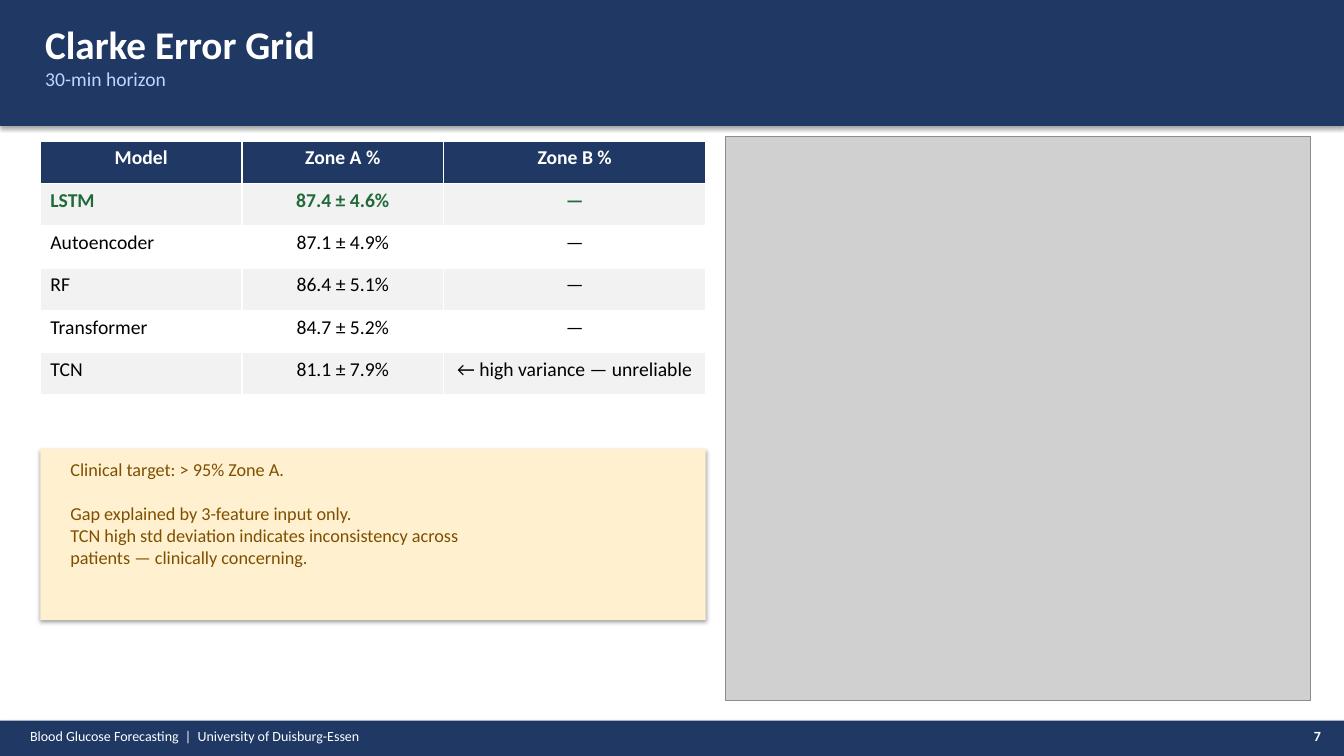
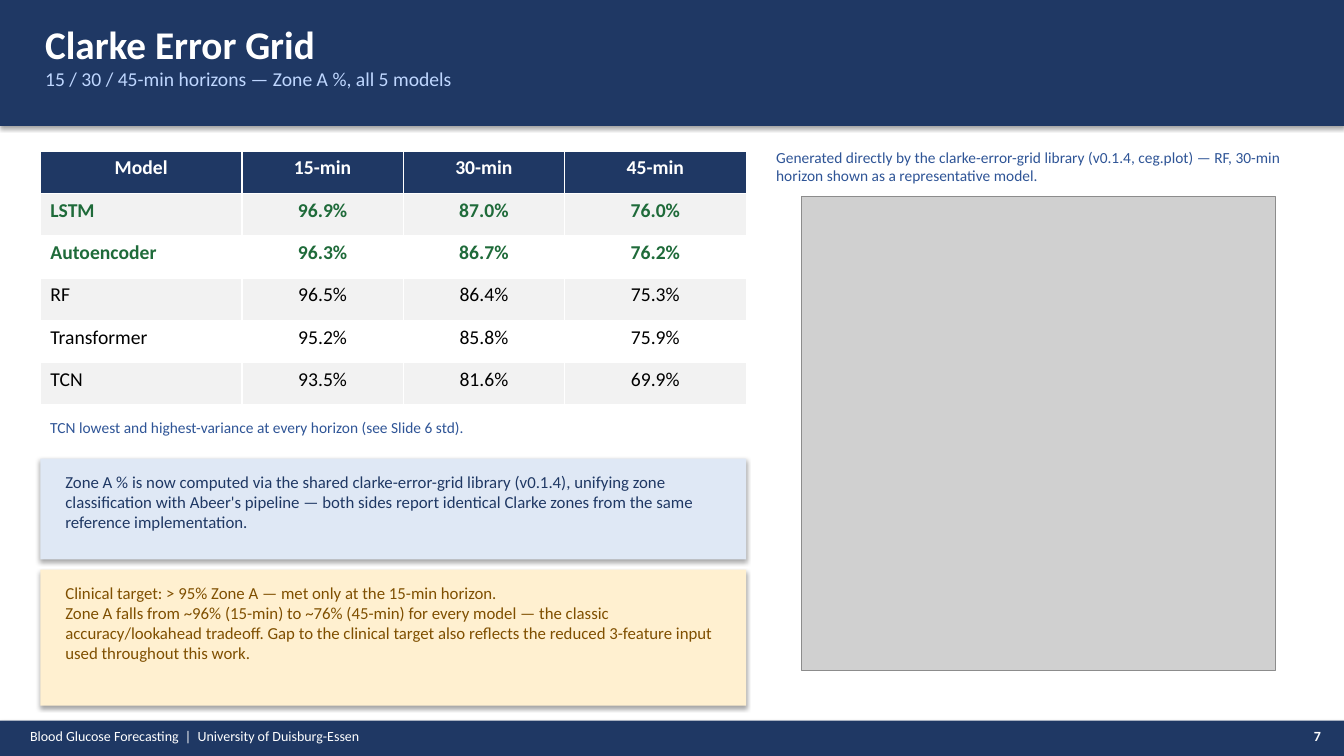
Before and after one commit to Abeeryanek/prediction-of-glucose-levels-in-type1-Diabetes, a slide deck: slide 7 of PRESENTATION_FINAL.pptx. Drawn at 1344x756 pixels with LibreOffice and Linux fonts; fonts in the diff are those of the drawing; grey boxes stand for pictures. Boxes give left, top, right and bottom in pixels: in the first picture for what was removed or moved away, otherwise in the second. Text is boxed around its words. In the diff, an @@ line names an element or a change of style, - is before the commit and + after.

Commit message:
docs: update presentation — full LOPO, feature-combo slide, softened claims, unified Clarke plot
- Slide 7: replaced stale pre-migration Clarke image with a fresh
  library-generated plot (clarke-error-grid v0.1.4, RF 30-min, Zone A
  86.43% — matches results). Old image predated the library migration
  and showed incorrect overlapping zone labels.
- Slide 9 (new): best feature combination per model across 3 datasets
- Slide 10: full LOPO — 5 models, pooled vs per-patient-scaled, TCN finding
- Slide 8/14: softened 'wearables consistently hurt' to 'do not improve'
  (Glucdict glucose_activity is a tie, not a loss)
- Slide 11: added Personalised/Transfer definitions
- Slide 5/12: corrected literature attributions (Bertachi not Xiong for 19.33)
- Added Clarke at 15/30/45-min horizons
- rf_30min_predictions.npz saved so replotting never requires retraining

```diff
--- a/PRESENTATION_FINAL.pptx
+++ b/PRESENTATION_FINAL.pptx
@@ text at <box>45,72,451,86</box>: text changed @@
-30-min horizon
+15 / 30 / 45-min horizons — Zone A %, all 5 models
@@ table at <box>40,151,746,405</box> @@
-column 2: Zone A % | 87.4 ± 4.6% | 87.1 ± 4.9% | 86.4 ± 5.1% | 84.7 ± 5.2% | 81.1 ± 7.9%
-column 3: Zone B % | — | — | — | — | ← high variance — unreliable
+column 2: 15-min | 96.9% | 96.3% | 96.5% | 95.2% | 93.5%
+column 3: 30-min | 87.0% | 86.7% | 86.4% | 85.8% | 81.6%
+column 4: 45-min | 76.0% | 76.2% | 75.3% | 75.9% | 69.9%
@@ table: place and size @@
-table at <box>40,141,706,395</box>
+table at <box>40,151,746,405</box>
@@ text added at <box>776,152,1280,184</box>, 11 pt, text #2E5496 @@
+Generated directly by the clarke-error-grid library (v0.1.4, ceg.plot) — RF, 30-min horizon shown as a representative model.
@@ picture: place and size @@
-picture at <box>726,136,1311,701</box>
+picture at <box>802,197,1275,670</box>
@@ text added at <box>50,422,464,436</box>, 11 pt, text #2E5496 @@
+TCN lowest and highest-variance at every horizon (see Slide 6 std).
@@ rectangle added at <box>40,459,746,560</box>, fill #DFE8F5 @@
@@ text added at <box>65,476,692,531</box>, 12 pt, text #1F3864 @@
+Zone A % is now computed via the shared clarke-error-grid library (v0.1.4), unifying zone classification with Abeer's pipeline — both sides report identical Clarke zones from the same reference implementation.
@@ text removed at <box>70,463,458,567</box> @@
-Clinical target: > 95% Zone A.
-Gap explained by 3-feature input only.
-TCN high std deviation indicates inconsistency across
-patients — clinically concerning.
@@ rectangle: place and size @@
-rectangle at <box>40,449,706,620</box>
+rectangle at <box>40,570,746,706</box>
@@ text added at <box>65,587,712,662</box>, 12 pt, text #7F4F00 @@
+Clinical target: > 95% Zone A — met only at the 15-min horizon.
+Zone A falls from ~96% (15-min) to ~76% (45-min) for every model — the classic accuracy/lookahead tradeoff. Gap to the clinical target also reflects the reduced 3-feature input used throughout this work.
```
Also in this commit, not shown: 10 other slides changed, 2 slides added, 1 slide removed, 4 other files.
